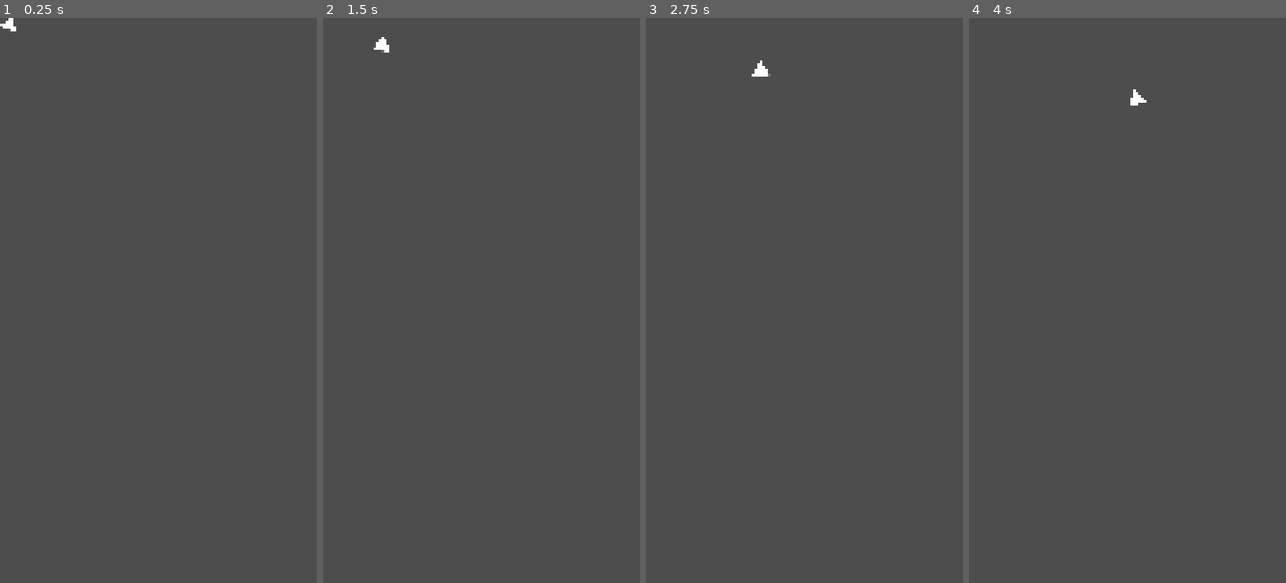
Above: before the commit, frames 1-4 (left to right).
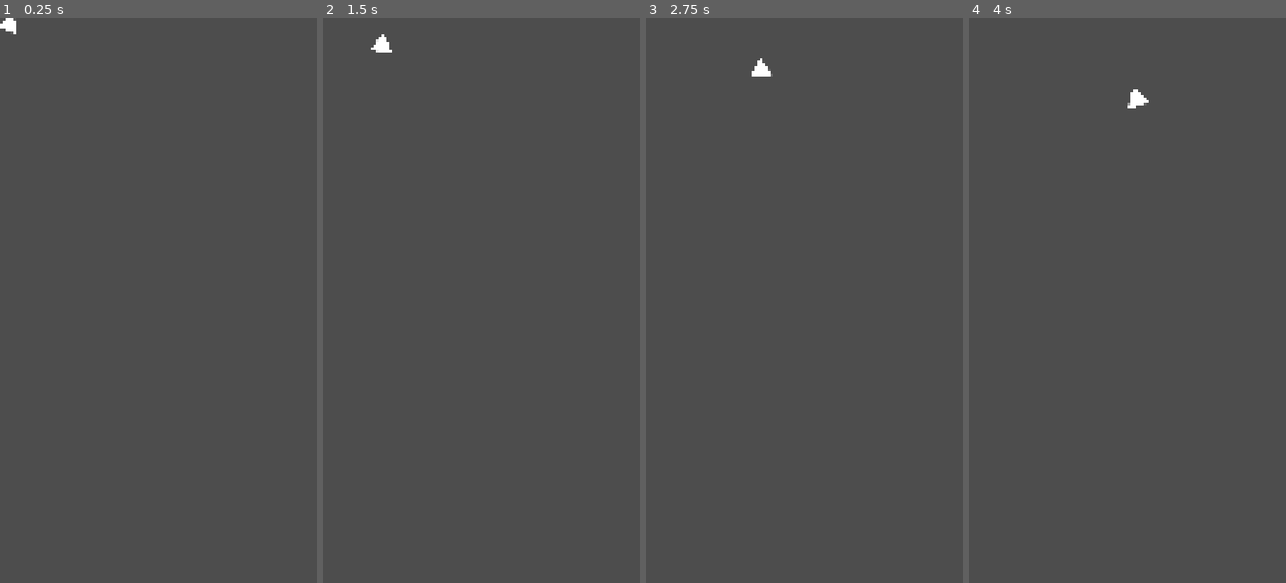
Above: after the commit, the same moments.

Repository: veprogames/blumo
Game: Godot game, scene res://src/edible/edible_triangle.tscn
Same seed, same stepped clock (60 frames per second), same inputs: the game is played once before the commit and once after it. This scene is started directly instead of the project's main scene.
Inputs (mouse positions are in pixels of both pictures, inside the frame that each line leads up to):
- Up to frame 1 (0.25 s): no input
- Up to frame 2 (1.5 s): move the mouse to (551, 272) at 0.52 s; click (551, 272) at 0.67 s; move the mouse to (418, 328) at 1.27 s; click (418, 328) at 1.42 s
- Up to frame 3 (2.75 s): move the mouse to (836, 176) at 2.02 s; click (836, 176) at 2.17 s
- Up to frame 4 (4 s): move the mouse to (1111, 413) at 2.77 s; click (1111, 413) at 2.92 s; move the mouse to (1222, 385) at 3.52 s; click (1222, 385) at 3.67 s

The runs differ from the first frame. In frame 1, less than 0.1% of the frame differs, in the area x 0-6%, y 0-3%; in frame 2, less than 0.1%; in frame 3, less than 0.1%; in frame 4, less than 0.1%, in the area x 50-57%, y 12-16%.

Commit message:
add star edibles + chance upgrade

Diff:
--- /dev/null
+++ b/assets/upgrade_definitions/star_chance.tres
@@ -0,0 +1,19 @@
+[gd_resource type="Resource" script_class="UpgradeDefinition" load_steps=5 format=3 uid="uid://dvujahaag4vfa"]
+
+[ext_resource type="Script" uid="uid://c1sdikum62e7q" path="res://src/upgrade/effect_display_template_percent.gd" id="1_oh0r7"]
+[ext_resource type="Texture2D" uid="uid://bom4sb2en3pgi" path="res://assets/upgrades/icons/star_chance.png" id="2_oh0r7"]
+[ext_resource type="Script" uid="uid://cumjv6cve7vvt" path="res://src/upgrade/upgrade_definition.gd" id="3_8jrvy"]
+
+[sub_resource type="Resource" id="Resource_h5ye2"]
+script = ExtResource("1_oh0r7")
+precision = 1
+metadata/_custom_type_script = "uid://c1sdikum62e7q"
+
+[resource]
+script = ExtResource("3_8jrvy")
+price_formula = "1000000 + 1000000 * level"
+effect_formula = "0.025 * level"
+effect_display = SubResource("Resource_h5ye2")
+title = "Star (x20)"
+icon = ExtResource("2_oh0r7")
+metadata/_custom_type_script = "uid://cumjv6cve7vvt"
--- /dev/null
+++ b/src/edible/edible_star.tscn
@@ -0,0 +1,46 @@
+[gd_scene load_steps=9 format=3 uid="uid://b5jdque2b43k3"]
+
+[ext_resource type="Script" uid="uid://cv8chjs068okp" path="res://src/edible/edible.gd" id="1_qmc0g"]
+[ext_resource type="Texture2D" uid="uid://dqutjy48rxjhr" path="res://assets/edible/glow.png" id="2_38a2s"]
+[ext_resource type="Texture2D" uid="uid://cvp2cj2kexa1e" path="res://assets/edible/edible_star.png" id="3_qmc0g"]
+[ext_resource type="PackedScene" uid="uid://bt0nfg0todtse" path="res://src/edible/behavior/edible_behavior_random_size.tscn" id="4_3n8rn"]
+[ext_resource type="PackedScene" uid="uid://bx6blj6gtxrsg" path="res://src/edible/behavior/edible_behavior_standard.tscn" id="5_wqhru"]
+
+[sub_resource type="RectangleShape2D" id="RectangleShape2D_gjdqc"]
+size = Vector2(64, 64)
+
+[sub_resource type="CanvasItemMaterial" id="CanvasItemMaterial_e8277"]
+blend_mode = 1
+
+[sub_resource type="CanvasItemMaterial" id="CanvasItemMaterial_5lwxo"]
+blend_mode = 1
+
+[node name="EdibleStar" type="Area2D"]
+collision_layer = 2
+collision_mask = 5
+script = ExtResource("1_qmc0g")
+value_multiplier = 20.0
+color = Color(0.87, 0.87, 0.2262, 1)
+
+[node name="CollisionShape2D" type="CollisionShape2D" parent="."]
+shape = SubResource("RectangleShape2D_gjdqc")
+
+[node name="Glow" type="Sprite2D" parent="."]
+material = SubResource("CanvasItemMaterial_e8277")
+scale = Vector2(1.25, 1.25)
+texture = ExtResource("2_38a2s")
+
+[node name="Sprite2D" type="Sprite2D" parent="."]
+material = SubResource("CanvasItemMaterial_5lwxo")
+scale = Vector2(0.5, 0.5)
+texture = ExtResource("3_qmc0g")
+
+[node name="EdibleBehaviorRandomSize" parent="." node_paths=PackedStringArray("edible") instance=ExtResource("4_3n8rn")]
+edible = NodePath("..")
+min_size = 1.0
+max_size = 1.3
+
+[node name="EdibleBehaviorStandard" parent="." node_paths=PackedStringArray("edible") instance=ExtResource("5_wqhru")]
+edible = NodePath("..")
+
+[connection signal="area_entered" from="." to="." method="_on_area_entered"]
--- a/src/edible/edible_triangle.tscn
+++ b/src/edible/edible_triangle.tscn
@@ -37,6 +37,8 @@
 
 [node name="EdibleBehaviorRandomSize" parent="." node_paths=PackedStringArray("edible") instance=ExtResource("4_apr5s")]
 edible = NodePath("..")
+min_size = 1.0
+max_size = 1.3
 
 [node name="EdibleBehaviorStandard" parent="." node_paths=PackedStringArray("edible") instance=ExtResource("5_uhxeb")]
 edible = NodePath("..")
--- a/src/global/save_game.gd
+++ b/src/global/save_game.gd
@@ -19,6 +19,9 @@
 var upgrade_hexagon_chance: Upgrade = Upgrade.new(
 	preload("res://assets/upgrade_definitions/hexagon_chance.tres")
 )
+var upgrade_star_chance: Upgrade = Upgrade.new(
+	preload("res://assets/upgrade_definitions/star_chance.tres")
+)
 
 func _set_stage(new_stage: int) -> void:
 	stage = new_stage
@@ -36,6 +39,7 @@
 		"upgrade_edible_value": upgrade_edible_value.level,
 		"upgrade_triangle_chance": upgrade_triangle_chance.level,
 		"upgrade_hexagon_chance": upgrade_hexagon_chance.level,
+		"upgrade_star_chance": upgrade_star_chance.level,
 	}
 
 func load_game(serialized: Dictionary) -> void:
@@ -45,3 +49,4 @@
 	upgrade_edible_value.level = serialized.upgrade_edible_value
 	upgrade_triangle_chance.level = serialized.upgrade_triangle_chance
 	upgrade_hexagon_chance.level = serialized.upgrade_hexagon_chance
+	upgrade_star_chance.level = serialized.upgrade_star_chance
--- a/src/level/edible_spawner.gd
+++ b/src/level/edible_spawner.gd
@@ -9,6 +9,7 @@
 	preload("res://src/edible/edible_square.tscn"),
 	preload("res://src/edible/edible_triangle.tscn"),
 	preload("res://src/edible/edible_hexagon.tscn"),
+	preload("res://src/edible/edible_star.tscn"),
 ]
 var EdibleExplosionScene: PackedScene = preload("res://src/edible/effect/edible_explosion.tscn")
 
@@ -79,8 +80,10 @@
 	var edible_scene: PackedScene = Edibles[0]
 	if randf() < Global.save.upgrade_triangle_chance.get_current_effect():
 		edible_scene = Edibles[1]
-		if randf() < Global.save.upgrade_triangle_chance.get_current_effect():
+		if randf() < Global.save.upgrade_hexagon_chance.get_current_effect():
 			edible_scene = Edibles[2]
+			if randf() < Global.save.upgrade_star_chance.get_current_effect():
+				edible_scene = Edibles[3]
 	var edible: Edible = edible_scene.instantiate() as Edible
 
 	edible.position = edible_position
--- a/src/upgrade/upgrade_menu.gd
+++ b/src/upgrade/upgrade_menu.gd
@@ -5,6 +5,7 @@
 @onready var upgrade_button_value: UpgradeButton = %UpgradeButtonValue
 @onready var upgrade_button_triangle_chance: UpgradeButton = %UpgradeButtonTriangleChance
 @onready var upgrade_button_hexagon_chance: UpgradeButton = %UpgradeButtonHexagonChance
+@onready var upgrade_button_star_chance: UpgradeButton = %UpgradeButtonStarChance
 
 @onready var currency_counter: CurrencyCounter = %CurrencyCounter
 
@@ -14,6 +15,7 @@
 	upgrade_button_value.upgrade = Global.save.upgrade_edible_value
 	upgrade_button_triangle_chance.upgrade = Global.save.upgrade_triangle_chance
 	upgrade_button_hexagon_chance.upgrade = Global.save.upgrade_hexagon_chance
+	upgrade_button_star_chance.upgrade = Global.save.upgrade_star_chance
 
 	currency_counter.set_value_instant(Global.save.score)
 	Global.save.score_changed.connect(_on_global_score_changed)
--- a/src/upgrade/upgrade_menu.tscn
+++ b/src/upgrade/upgrade_menu.tscn
@@ -63,3 +63,7 @@
 [node name="UpgradeButtonHexagonChance" parent="MarginContainer/VBoxContainer/FlowContainer" instance=ExtResource("1_kyr0d")]
 unique_name_in_owner = true
 layout_mode = 2
+
+[node name="UpgradeButtonStarChance" parent="MarginContainer/VBoxContainer/FlowContainer" instance=ExtResource("1_kyr0d")]
+unique_name_in_owner = true
+layout_mode = 2
Binary file added: assets/edible/edible_star.png
Not shown, added: assets/edible/edible_star.png.import
Binary file added: assets/upgrades/icons/star_chance.png
Not shown, added: assets/upgrades/icons/star_chance.png.import
